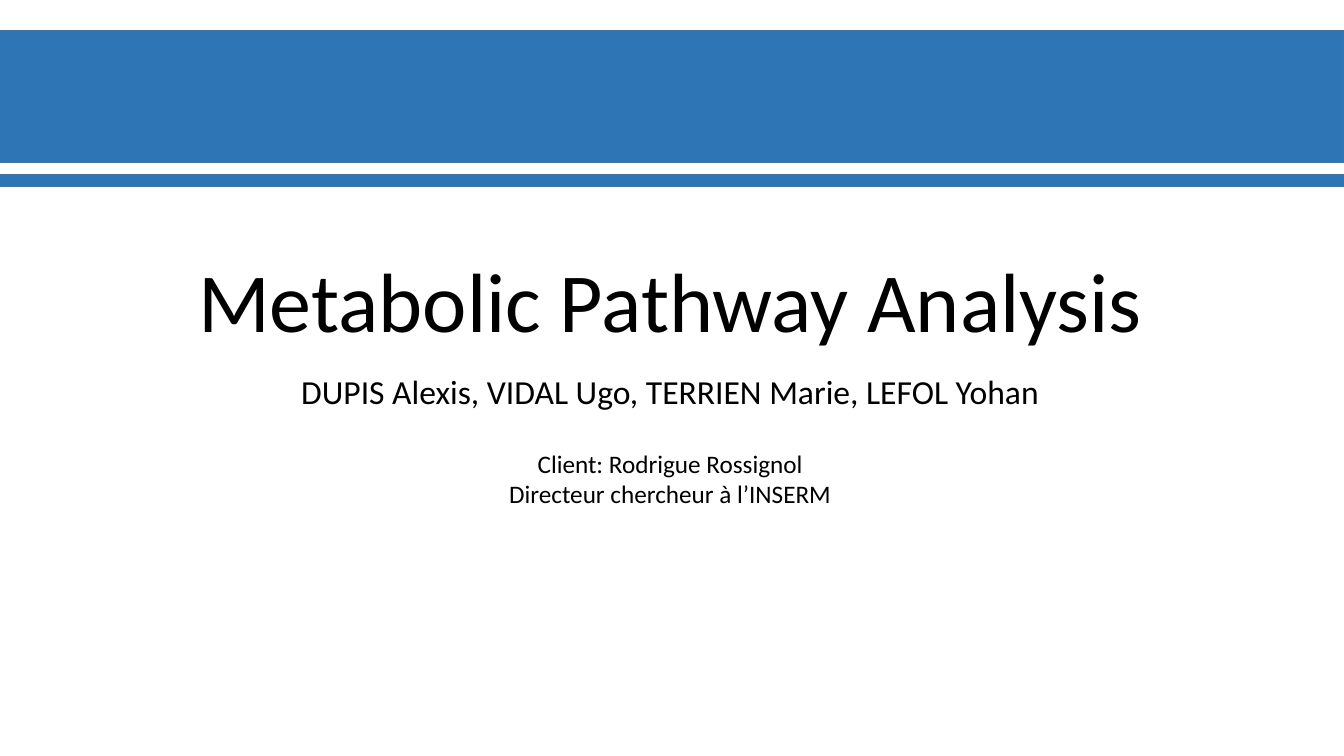
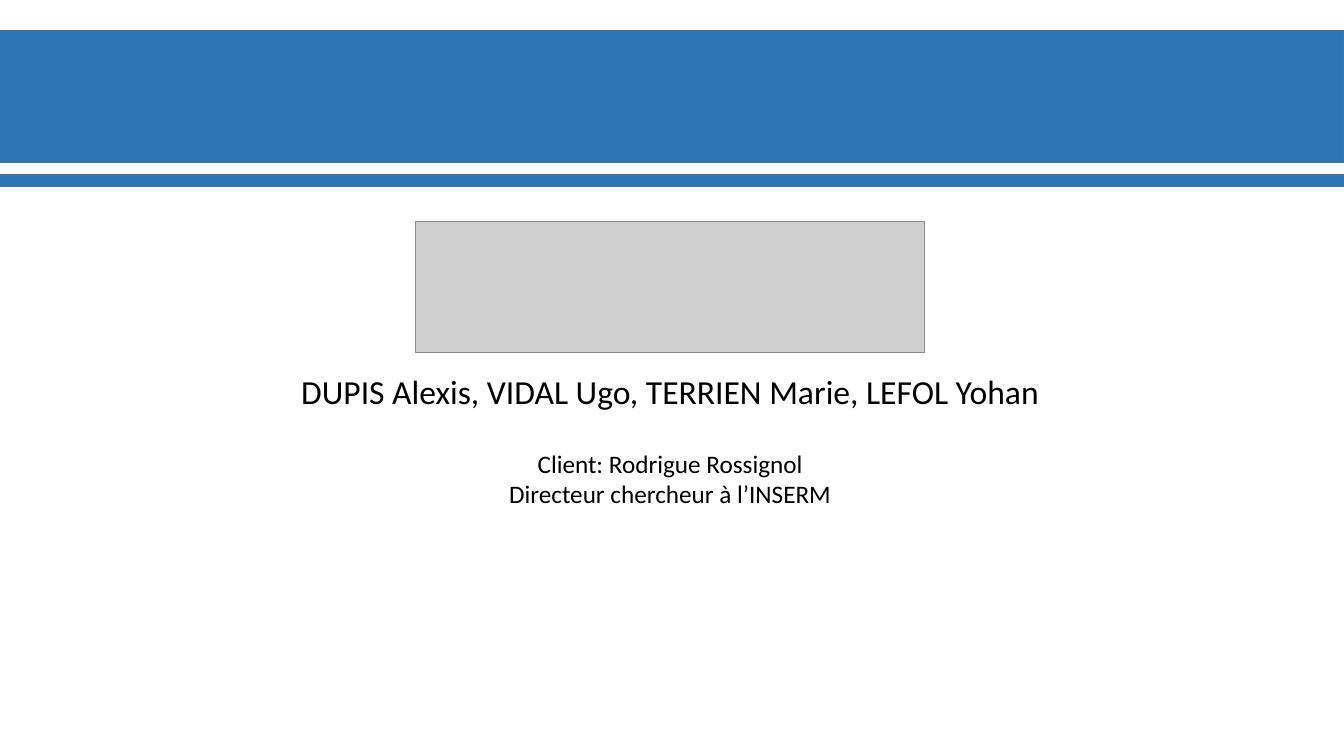
Before and after one commit to Ylefol/projet-INSERM_V5, a slide deck: slide 1 of Slides/Diapos_Suivit_projet.pptx. Drawn at 1344x756 pixels with LibreOffice and Linux fonts; fonts in the diff are those of the drawing; grey boxes stand for pictures; background and template pictures are left out. Boxes give left, top, right and bottom in pixels: in the first picture for what was removed or moved away, otherwise in the second. Text is boxed around its words. In the diff, an @@ line names an element or a change of style, - is before the commit and + after.

```diff
--- a/Slides/Diapos_Suivit_projet.pptx
+++ b/Slides/Diapos_Suivit_projet.pptx
@@ picture added at [415, 222, 925, 353] @@
@@ title removed at [198, 273, 1141, 346] @@
-Metabolic Pathway Analysis
```
Also in this commit, not shown: 3 other slides changed, 6 slides added, 7 slides removed.
